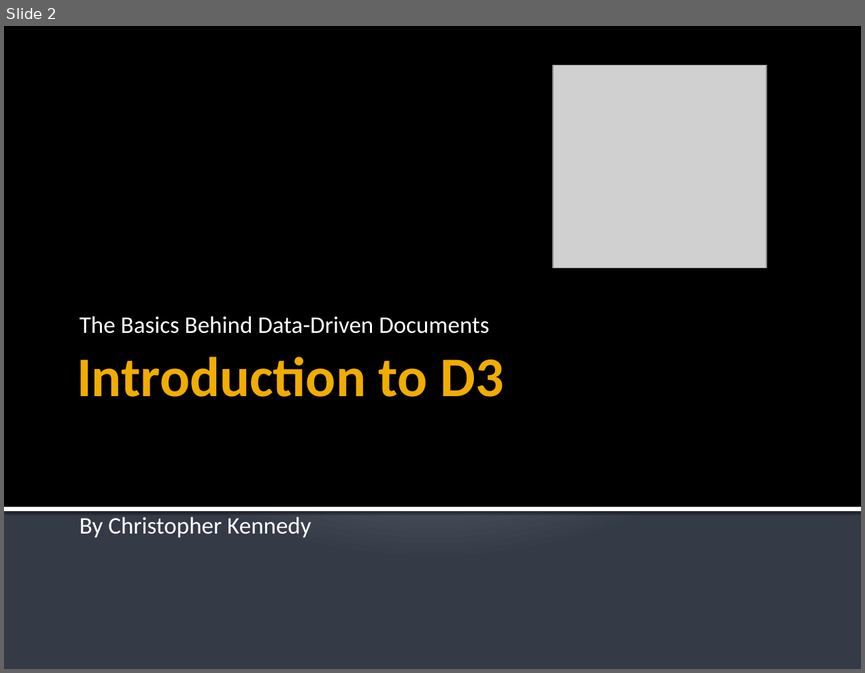
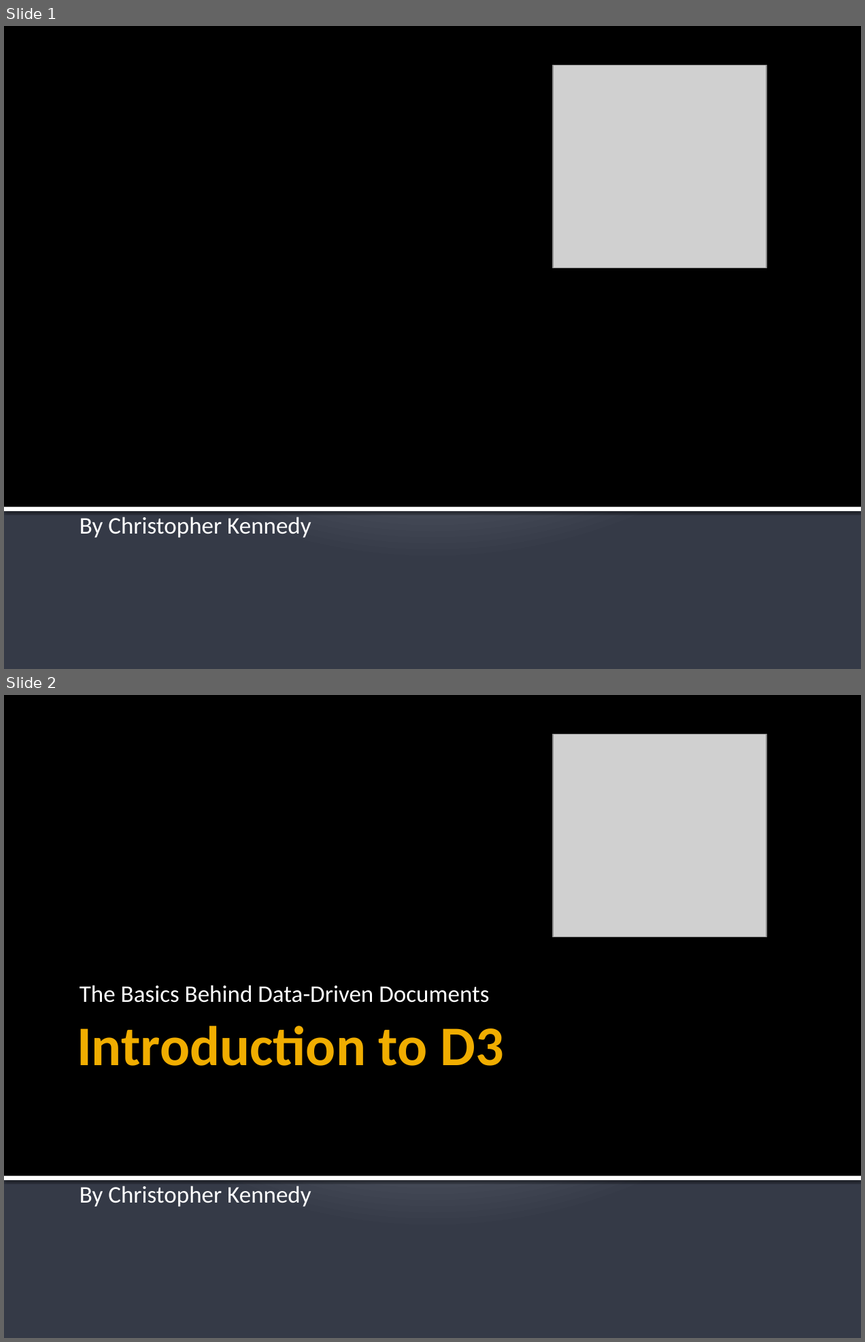
Before and after one commit to cjkb90/D3-Demo, a slide deck: d3.pptx. Shown one above the other, each under a label of ours: slide 2 before the commit, slides 1 and 2 after it. The pictures are 865x673 and 865x1342 pixels, drawn with LibreOffice and Linux fonts; fonts in the diff are those of the drawing; grey boxes stand for pictures. Boxes give left, top, right and bottom in pixels: in the first picture for what was removed or moved away, otherwise in the second. Text is boxed around its words. In the diff, an @@ line names an element or a change of style, - is before the commit and + after.

```diff
--- a/d3.pptx
+++ b/d3.pptx
@@ slide 1 added at [4, 26, 861, 669], background gradient #C1C5D3 to #BFC4D2 to #353B47; not listed: 2 template elements that a slide beside it also shows @@
@@ picture added at [552, 65, 766, 269] @@
@@ text added at [79, 516, 311, 537], 20 pt, text #FFFFFF @@
+By Christopher Kennedy
```
Also in this commit, not shown: 1 slide changed, 2 slides removed, 1 other file.
